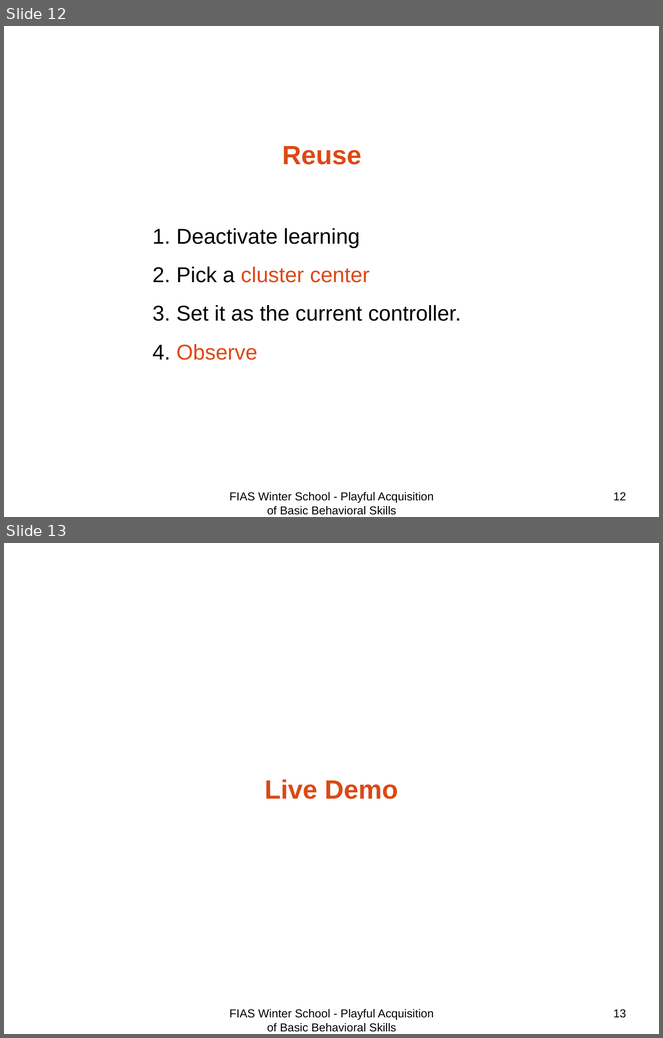
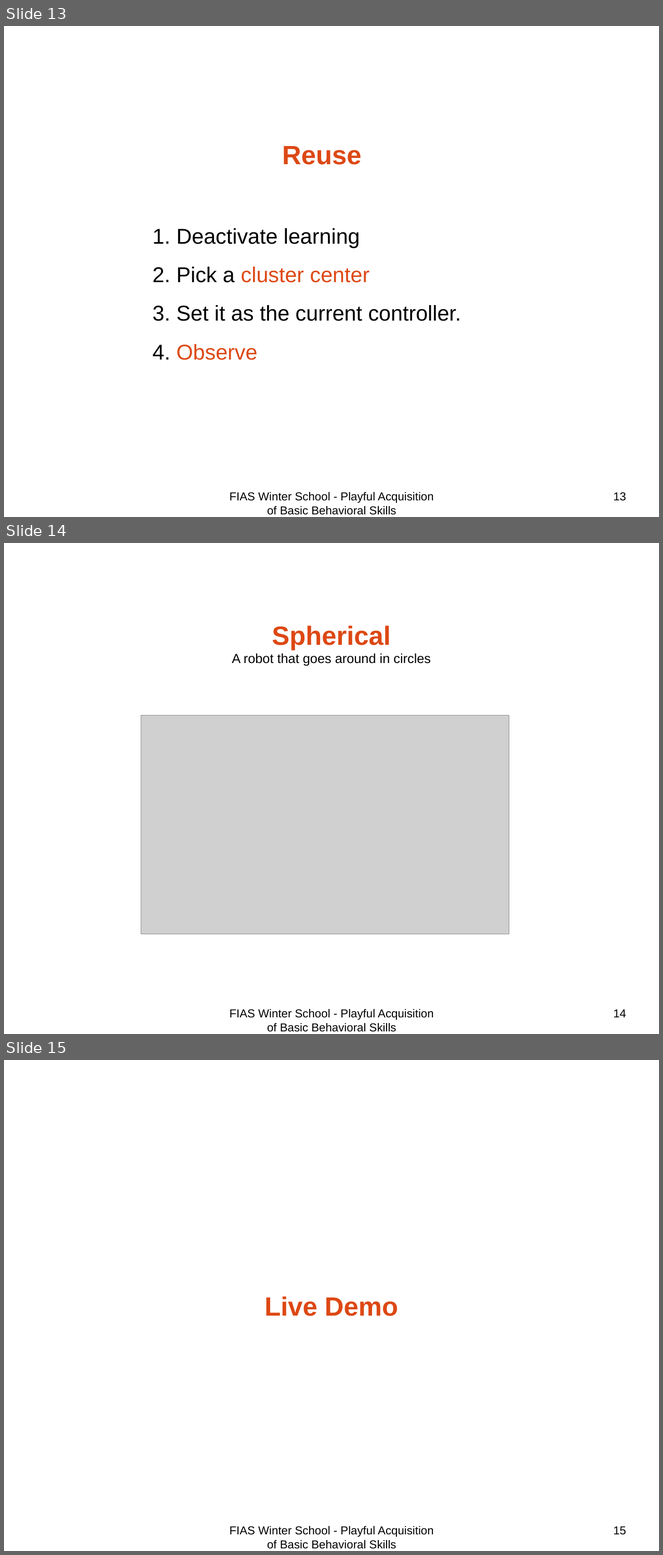
Before and after one commit to benureau/playful, a slide deck: presentation/presentation_fabien.odp. Shown one above the other, each under a label of ours: slides 12 and 13 before the commit, slides 13, 14 and 15 after it. The pictures are 663x1038 and 663x1555 pixels, drawn with LibreOffice and Linux fonts; fonts in the diff are those of the drawing; grey boxes stand for pictures. Boxes give left, top, right and bottom in pixels: in the first picture for what was removed or moved away, otherwise in the second. Text is boxed around its words. In the diff, an @@ line names an element or a change of style, - is before the commit and + after.

Commit message:
added references, spherical

```diff
--- a/presentation/presentation_fabien.odp
+++ b/presentation/presentation_fabien.odp
@@ slide 14 added at box(4, 543, 659, 1034), background #FFFFFF @@
@@ text added at box(232, 626, 431, 666), 16 pt, text #000000 @@
+Spherical
+A robot that goes around in circles
@@ picture added at box(141, 716, 509, 935) @@
@@ text added at box(230, 1009, 434, 1032), 14 pt, text #000000 @@
+FIAS Winter School - Playful Acquisition of Basic Behavioral Skills
@@ page number added at box(613, 1009, 626, 1018), 14 pt, text #000000 @@
+14
@@ what was slide 12 is now slide 13 @@
@@ page number at box(613, 492, 626, 501): text changed @@
-12
+13
@@ what was slide 13 is now slide 15 @@
@@ page number at box(613, 1526, 626, 1535): text changed @@
-13
+15
```
Also in this commit, not shown: 1 other slide added.
